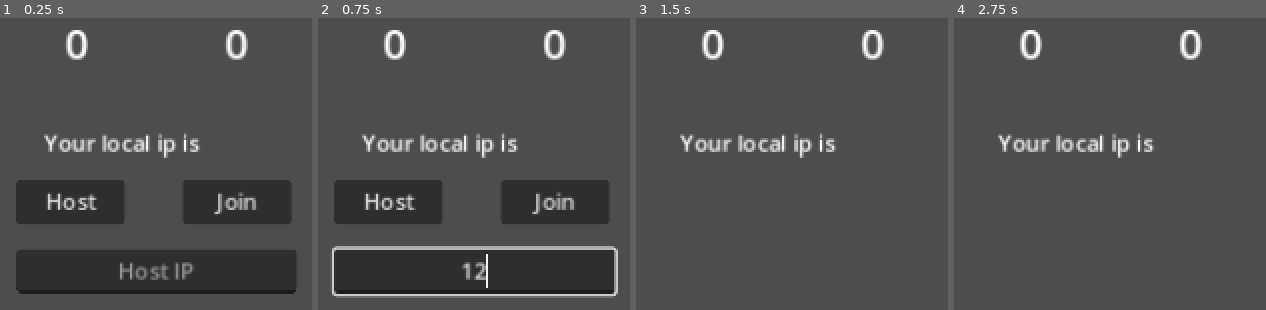
Above: before the commit, frames 1-4 (left to right).
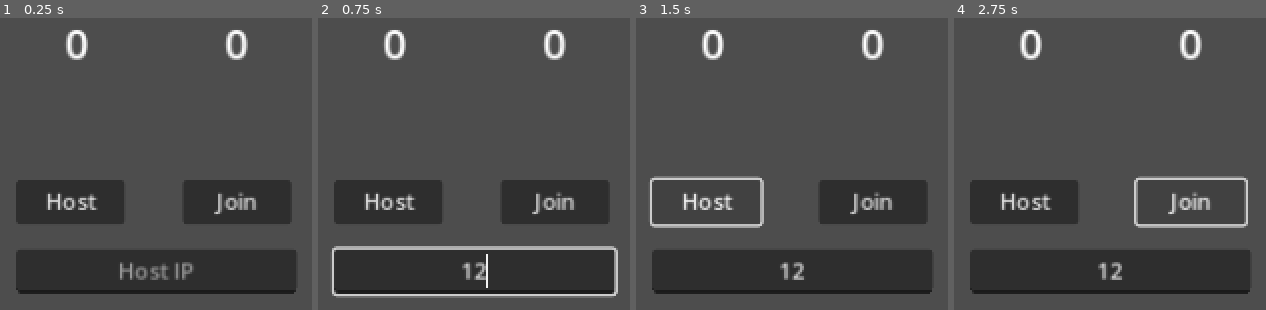
Above: after the commit, the same moments.

Repository: NovickijZahar/Pazaak
Game: Godot game, scene res://game.tscn
Two runs of this game, one before a commit and one after it. Both use one fixed random seed, a clock stepped at 60 frames per second and the inputs below.
Inputs (mouse positions are in pixels of both pictures, inside the frame that each line leads up to):
- Up to frame 1 (0.25 s): no input
- Up to frame 2 (0.75 s): click (474, 272) at 0.52 s; type "12" at 0.6 s
- Up to frame 3 (1.5 s): click "Host" at 1.25 s
- Up to frame 4 (2.75 s): click (1191, 201) at 2 s, where only the run after the commit has a clickable "Join"

The runs differ from the first frame. In frame 1, 1.7% of the frame differs, in the area x 14-65%, y 39-48%; in frame 2, 1.7%; in frame 3, 22%; in frame 4, 22%, in the area x 5-95%, y 39-95%.
Error after the commit: Parse Error: Preload file "res://assets/cards/redblue_card.png" does not exist. (res://card.gd:28)

Commit message:
add enemy hand

Diff:
--- a/card.gd
+++ b/card.gd
@@ -1,14 +1,17 @@
 extends TextureRect
 
 enum CardType {
+	GREEN,
 	BLUE,
 	RED,
-	GREEN
+	REDBLUE
 }
 
-@export var value = 1
+@export var value = 0
 @export var type: CardType = CardType.BLUE
 @export var can_be_played: bool = false
+@onready var change_sign = $ChangeSign
+
 
 signal clicked
 
@@ -21,7 +24,10 @@
 			texture = preload("res://assets/cards/red_card.png")
 		CardType.GREEN:
 			texture = preload("res://assets/cards/green_card.png")
-
+		CardType.REDBLUE:
+			texture = preload("res://assets/cards/redblue_card.png")
+			if can_be_played:
+				change_sign.show()
 
 func _on_button_pressed():
 	clicked.emit()
@@ -41,3 +47,9 @@
 func _on_button_button_up():
 	if can_be_played:
 		$ColorRect.modulate = Color(255, 255, 255, 0)
+
+
+func _on_change_sign_pressed():
+	if can_be_played:
+		value = -value
+		$Value.text = str(value)
--- a/card.tscn
+++ b/card.tscn
@@ -31,8 +31,18 @@
 offset_bottom = 91.0
 focus_mode = 0
 
+[node name="ChangeSign" type="Button" parent="."]
+visible = false
+modulate = Color(1, 1, 1, 0)
+layout_mode = 0
+offset_left = 8.0
+offset_top = 73.0
+offset_right = 66.0
+offset_bottom = 91.0
+
 [connection signal="button_down" from="Button" to="." method="_on_button_button_down"]
 [connection signal="button_up" from="Button" to="." method="_on_button_button_up"]
 [connection signal="mouse_entered" from="Button" to="." method="_on_button_mouse_entered"]
 [connection signal="mouse_exited" from="Button" to="." method="_on_button_mouse_exited"]
 [connection signal="pressed" from="Button" to="." method="_on_button_pressed"]
+[connection signal="pressed" from="ChangeSign" to="." method="_on_change_sign_pressed"]
--- a/game.gd
+++ b/game.gd
@@ -1,4 +1,5 @@
 extends Node2D
+
 
 @onready var end_turn_button = $EndTurnButton
 @onready var stand_button = $StandButton
@@ -17,6 +18,7 @@
 
 var card_scene = preload("res://card.tscn")
 @onready var player_hand = $PlayerHand
+@onready var enemy_hand = $EnemyHand
 @onready var player_board = $PlayerBoard
 @onready var enemy_board = $EnemyBoard
 @onready var turn_status = $TurnStatus
@@ -90,6 +92,8 @@
 	player_board.connect("child_exiting_tree", calculate_player_count, 1)
 	enemy_board.connect("child_entered_tree", calculate_enemy_count, 1)
 	enemy_board.connect("child_exiting_tree", calculate_enemy_count, 1)
+	player_hand.connect("child_entered_tree", player_gain_card, 1)
+	player_hand.connect("child_exiting_tree", player_play_card, 1)
 
 
 func connected(id):
@@ -101,13 +105,16 @@
 	enemy_points_view.show()
 	for i in range(4):
 		var card = card_scene.instantiate()
-		match randi_range(0, 1):
-			0:
-				card.type = 0
-				card.value = randi_range(1, 6)
+		match randi_range(1, 3):
 			1:
 				card.type = 1
+				card.value = randi_range(1, 6)
+			2:
+				card.type = 2
 				card.value = -randi_range(1, 6)
+			3:
+				card.type = 3
+				card.value = randi_range(1, 6)
 		player_hand.add_child(card)
 		card.can_be_played = true
 		card.connect("clicked", play_from_hand.bind(card))
@@ -152,7 +159,7 @@
 	if !player_is_stand:
 		var card = card_scene.instantiate()
 		card.value = randi_range(1, 10)
-		card.type = 2
+		card.type = 0
 		player_board.add_child(card)
 	else:
 		end_turn()
@@ -278,6 +285,22 @@
 	else:
 		player_turn = false
 
+func player_gain_card(_node):
+	rpc("rpc_gain_card")
+
+func player_play_card(_node):
+	rpc("rpc_play_card")
+
+@rpc("any_peer", "call_remote", "reliable")
+func rpc_gain_card():
+	var card_back = TextureRect.new()
+	card_back.texture = preload("res://assets/cards/card_back.png")
+	enemy_hand.add_child(card_back)
+
+@rpc("any_peer", "call_remote", "reliable")
+func rpc_play_card():
+	if enemy_hand.get_child_count():
+		enemy_hand.remove_child(enemy_hand.get_child(0))
 
 
 func _on_leave_button_pressed():
--- a/game.tscn
+++ b/game.tscn
@@ -66,6 +66,14 @@
 offset_left = 132.0
 offset_top = 459.0
 offset_right = 455.0
+offset_bottom = 550.0
+theme_override_constants/separation = 10
+alignment = 1
+
+[node name="EnemyHand" type="HBoxContainer" parent="."]
+offset_left = 730.0
+offset_top = 459.0
+offset_right = 1053.0
 offset_bottom = 550.0
 theme_override_constants/separation = 10
 alignment = 1
Not shown, changed: export_presets.cfg
